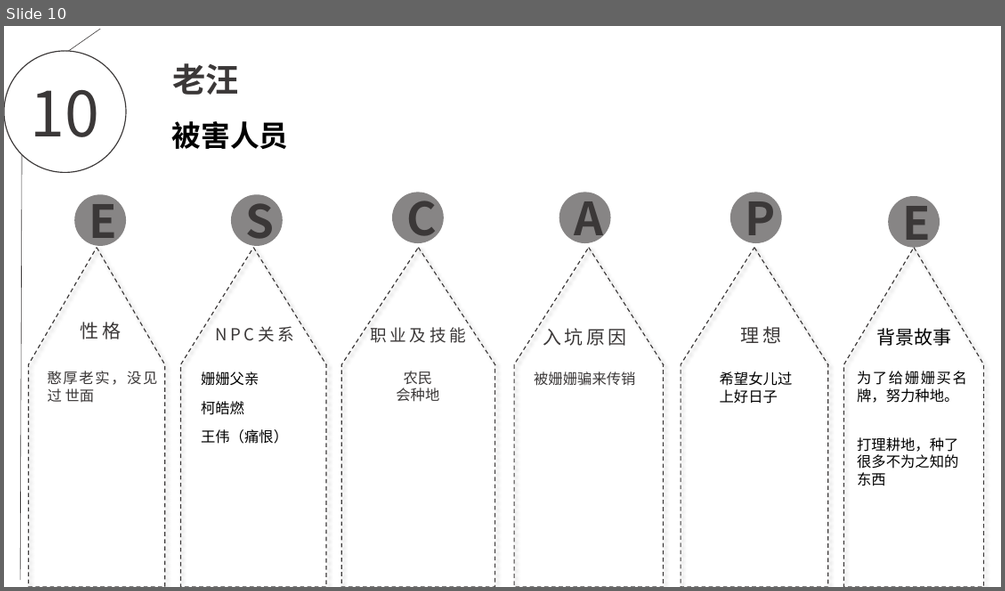
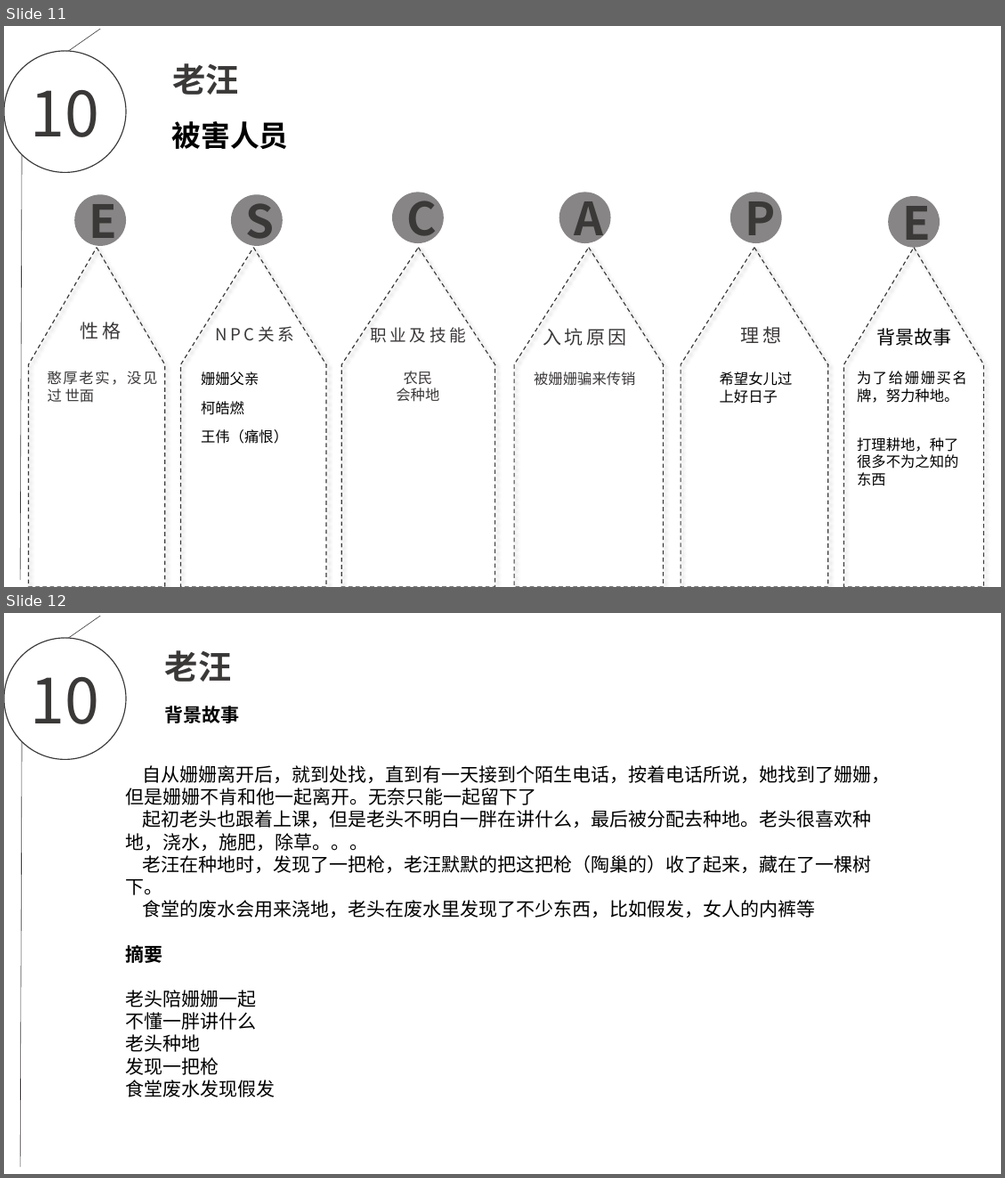
Before and after one commit to EscapeChuanxiao/ChuanXiao, a slide deck: escape.pptx. Shown one above the other, each under a label of ours: slide 10 before the commit, slides 11 and 12 after it. The pictures are 1005x591 and 1005x1178 pixels, drawn with LibreOffice and Linux fonts; fonts in the diff are those of the drawing; background and template pictures are left out. Boxes give left, top, right and bottom in pixels: in the first picture for what was removed or moved away, otherwise in the second. Text is boxed around its words. In the diff, an @@ line names an element or a change of style, - is before the commit and + after.

Commit message:
添加角色背景故事
 添加角色背景故事

```diff
--- a/escape.pptx
+++ b/escape.pptx
@@ slide 12 added at (4,613,1001,1174), background picture (left out) @@
@@ ellipse added at (4,638,126,759), outline #3B3838 1 pt, 60 pt, text #3B3838 @@
+10
@@ line added from (100, 616) to (68, 638), #3B3838 0.5 pt @@
@@ text added at (165,650,232,682), 32 pt, text #3B3838, bold @@
+老汪
@@ text added at (165,706,240,723), 18 pt, text #000000, bold @@
+背景故事
@@ line added from (22, 742) to (20, 1167), #3B3838 0.5 pt @@
@@ text added at (126,765,890,1097), 18 pt, text #000000 @@
+自从姗姗离开后，就到处找，直到有一天接到个陌生电话，按着电话所说，她找到了姗姗，但是姗姗不肯和他一起离开。无奈只能一起留下了
+起初老头也跟着上课，但是老头不明白一胖在讲什么，最后被分配去种地。老头很喜欢种地，浇水，施肥，除草。。。
+老汪在种地时，发现了一把枪，老汪默默的把这把枪（陶巢的）收了起来，藏在了一棵树下。
+食堂的废水会用来浇地，老头在废水里发现了不少东西，比如假发，女人的内裤等
+摘要
+老头陪姗姗一起
+不懂一胖讲什么
+老头种地
+发现一把枪
+食堂废水发现假发
@@ what was slide 10 is now slide 11 @@
```
Also in this commit, not shown: 2 slides changed, 3 other slides added.
